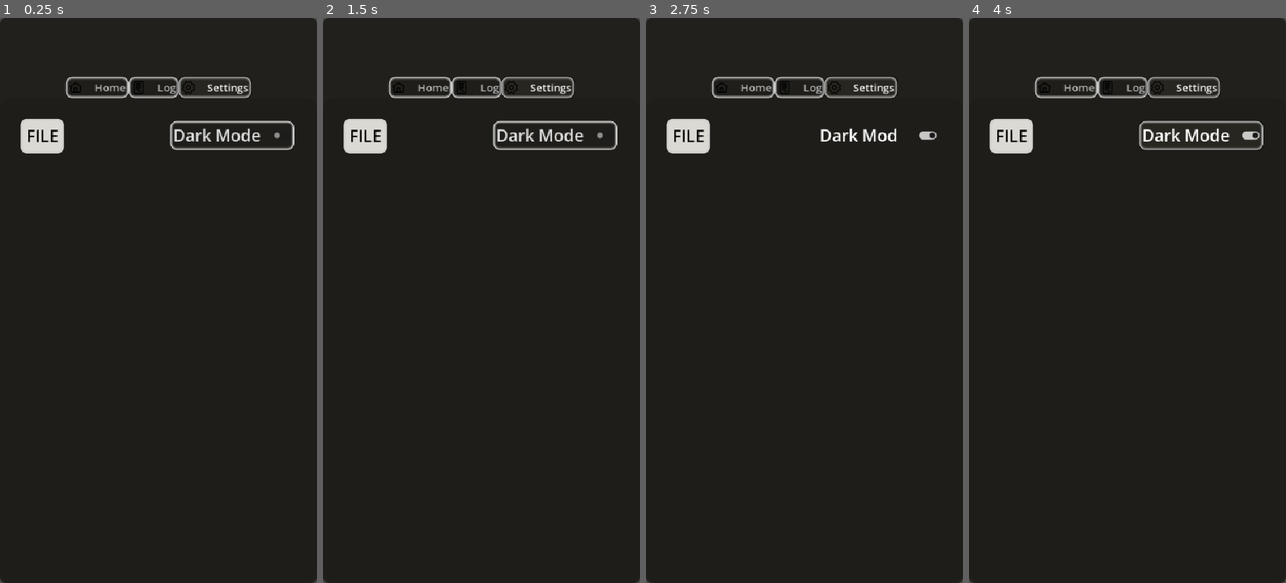
Above: before the commit, frames 1-4 (left to right).
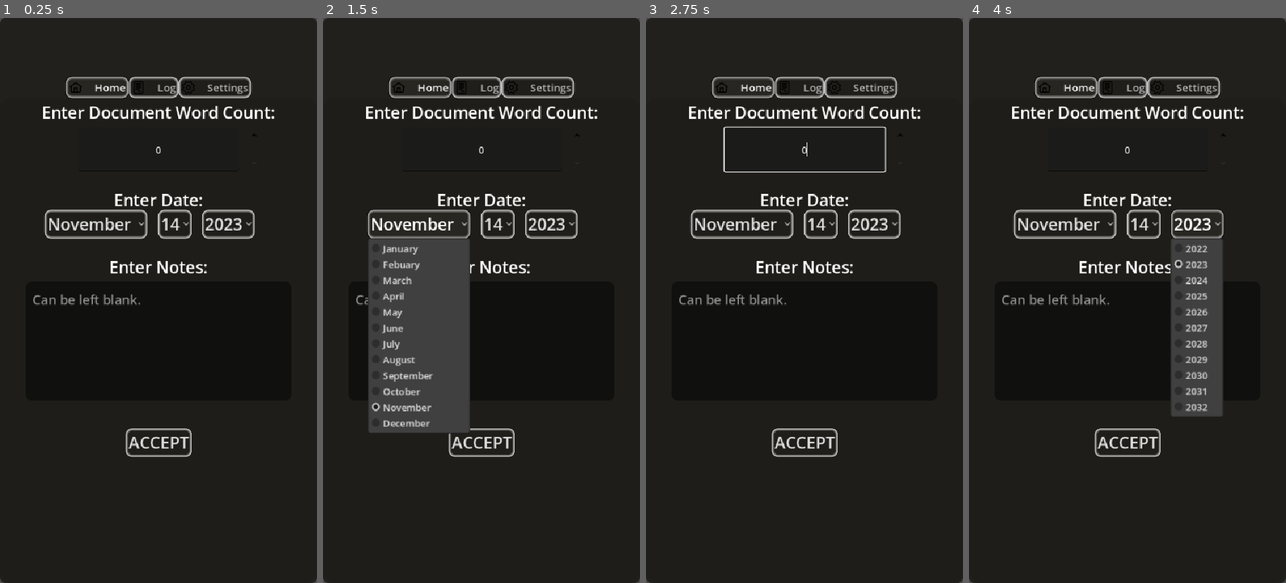
Above: after the commit, the same moments.

Repository: Phlegmlee/WordCounter
Game: Godot game, scene res://application_manager.tscn
The game is run twice, just before and just after one commit, with the same random seed, the same clock (stepped at 60 frames per second) and the same inputs.
Inputs (mouse positions are in pixels of both pictures, inside the frame that each line leads up to):
- Up to frame 1 (0.25 s): no input
- Up to frame 2 (1.5 s): click (364, 136) at 0.5 s, where only the run before the commit has a clickable "FILE"; click (418, 221) at 1.25 s, where only the run after the commit has a clickable "November"
- Up to frame 3 (2.75 s): click (877, 136) at 2 s, where only the run before the commit has a clickable "Dark Mode"
- Up to frame 4 (4 s): click (1143, 221) at 2.75 s, where only the run after the commit has a clickable "14"; click (1197, 221) at 3.5 s, where only the run after the commit has a clickable "2023"

The runs differ from the first frame. In frame 1, 5.4% of the frame differs, in the area x 6-93%, y 10-78%; in frame 2, 16%; in frame 3, 5.3%; in frame 4, 10%.

Commit message:
Project - Update to 4.6
4.6 added some nice UI updates for working with 2D and specifically control nodes.

Diff:
--- a/application_manager.tscn
+++ b/application_manager.tscn
@@ -1,10 +1,10 @@
-[gd_scene load_steps=4 format=3 uid="uid://cfbc3o8dd44dk"]
+[gd_scene format=3 uid="uid://cfbc3o8dd44dk"]
 
 [ext_resource type="Script" uid="uid://c48bnvanmxqfn" path="res://application_manager.gd" id="1_7p4e6"]
 [ext_resource type="Theme" uid="uid://blumm687felup" path="res://themes/dark_mode_theme.tres" id="1_45ls7"]
 [ext_resource type="Script" uid="uid://mru5w1mruvv6" path="res://tab_manager.gd" id="3_0wcup"]
 
-[node name="ApplicationManager" type="Control" node_paths=PackedStringArray("root", "darkmode_toggle", "word_count_entry", "month_entry", "day_entry", "year_entry", "notes_entry", "wc_log")]
+[node name="ApplicationManager" type="Control" unique_id=1677307658 node_paths=PackedStringArray("root", "darkmode_toggle", "word_count_entry", "month_entry", "day_entry", "year_entry", "notes_entry", "wc_log")]
 layout_mode = 3
 anchors_preset = 15
 anchor_right = 1.0
@@ -22,15 +22,15 @@
 notes_entry = NodePath("TabContainer/Home/NotesEntry/TextEdit")
 wc_log = NodePath("TabContainer/Log/TextEdit")
 
-[node name="Panel" type="Panel" parent="."]
-layout_mode = 1
-anchors_preset = 15
-anchor_right = 1.0
-anchor_bottom = 1.0
-grow_horizontal = 2
-grow_vertical = 2
-
-[node name="TabContainer" type="TabContainer" parent="."]
+[node name="Panel" type="Panel" parent="." unique_id=883321058]
+layout_mode = 1
+anchors_preset = 15
+anchor_right = 1.0
+anchor_bottom = 1.0
+grow_horizontal = 2
+grow_vertical = 2
+
+[node name="TabContainer" type="TabContainer" parent="." unique_id=1148736392]
 layout_mode = 1
 anchors_preset = 15
 anchor_right = 1.0
@@ -40,15 +40,14 @@
 grow_vertical = 2
 theme_override_font_sizes/font_size = 18
 tab_alignment = 1
-current_tab = 2
+current_tab = 0
 script = ExtResource("3_0wcup")
 
-[node name="Home" type="Control" parent="TabContainer"]
-visible = false
+[node name="Home" type="Control" parent="TabContainer" unique_id=2213274]
 layout_mode = 2
 metadata/_tab_index = 0
 
-[node name="WordCountEntry" type="Label" parent="TabContainer/Home"]
+[node name="WordCountEntry" type="Label" parent="TabContainer/Home" unique_id=403410174]
 layout_mode = 1
 anchors_preset = 10
 anchor_right = 1.0
@@ -58,7 +57,7 @@
 horizontal_alignment = 1
 vertical_alignment = 1
 
-[node name="SpinBox" type="SpinBox" parent="TabContainer/Home/WordCountEntry"]
+[node name="SpinBox" type="SpinBox" parent="TabContainer/Home/WordCountEntry" unique_id=1449706042]
 layout_mode = 1
 anchors_preset = 5
 anchor_left = 0.5
@@ -73,7 +72,7 @@
 allow_greater = true
 alignment = 1
 
-[node name="DateEntry" type="Label" parent="TabContainer/Home"]
+[node name="DateEntry" type="Label" parent="TabContainer/Home" unique_id=1916612055]
 layout_mode = 1
 anchors_preset = 14
 anchor_top = 0.5
@@ -87,7 +86,7 @@
 horizontal_alignment = 1
 vertical_alignment = 1
 
-[node name="Month" type="OptionButton" parent="TabContainer/Home/DateEntry"]
+[node name="Month" type="OptionButton" parent="TabContainer/Home/DateEntry" unique_id=1615055129]
 layout_mode = 1
 anchors_preset = 8
 anchor_left = 0.5
@@ -128,7 +127,7 @@
 popup/item_11/text = "December"
 popup/item_11/id = 12
 
-[node name="Day" type="OptionButton" parent="TabContainer/Home/DateEntry"]
+[node name="Day" type="OptionButton" parent="TabContainer/Home/DateEntry" unique_id=1832338847]
 layout_mode = 1
 anchors_preset = 8
 anchor_left = 0.5
@@ -142,7 +141,7 @@
 grow_horizontal = 2
 grow_vertical = 2
 
-[node name="Year" type="OptionButton" parent="TabContainer/Home/DateEntry"]
+[node name="Year" type="OptionButton" parent="TabContainer/Home/DateEntry" unique_id=563659052]
 layout_mode = 1
 anchors_preset = 8
 anchor_left = 0.5
@@ -156,7 +155,7 @@
 grow_horizontal = 2
 grow_vertical = 2
 
-[node name="NotesEntry" type="Label" parent="TabContainer/Home"]
+[node name="NotesEntry" type="Label" parent="TabContainer/Home" unique_id=1521540444]
 layout_mode = 1
 anchors_preset = 14
 anchor_top = 0.5
@@ -170,7 +169,7 @@
 horizontal_alignment = 1
 vertical_alignment = 1
 
-[node name="TextEdit" type="TextEdit" parent="TabContainer/Home/NotesEntry"]
+[node name="TextEdit" type="TextEdit" parent="TabContainer/Home/NotesEntry" unique_id=892247594]
 layout_mode = 1
 anchors_preset = 15
 anchor_right = 1.0
@@ -184,7 +183,7 @@
 placeholder_text = "Can be left blank."
 wrap_mode = 1
 
-[node name="Accept" type="Button" parent="TabContainer/Home"]
+[node name="Accept" type="Button" parent="TabContainer/Home" unique_id=1613502447]
 layout_mode = 1
 anchors_preset = 7
 anchor_left = 0.5
@@ -199,12 +198,12 @@
 grow_vertical = 0
 text = "ACCEPT"
 
-[node name="Log" type="Control" parent="TabContainer"]
+[node name="Log" type="Control" parent="TabContainer" unique_id=2032461943]
 visible = false
 layout_mode = 2
 metadata/_tab_index = 1
 
-[node name="Label" type="Label" parent="TabContainer/Log"]
+[node name="Label" type="Label" parent="TabContainer/Log" unique_id=118379713]
 layout_mode = 1
 anchors_preset = 10
 anchor_right = 1.0
@@ -214,7 +213,7 @@
 horizontal_alignment = 1
 vertical_alignment = 1
 
-[node name="TextEdit" type="TextEdit" parent="TabContainer/Log"]
+[node name="TextEdit" type="TextEdit" parent="TabContainer/Log" unique_id=776776456]
 layout_mode = 1
 anchors_preset = 15
 anchor_right = 1.0
@@ -229,11 +228,12 @@
 editable = false
 wrap_mode = 1
 
-[node name="Settings" type="Control" parent="TabContainer"]
+[node name="Settings" type="Control" parent="TabContainer" unique_id=2142698076]
+visible = false
 layout_mode = 2
 metadata/_tab_index = 2
 
-[node name="FILE" type="MenuButton" parent="TabContainer/Settings"]
+[node name="FILE" type="MenuButton" parent="TabContainer/Settings" unique_id=1710686115]
 layout_mode = 1
 offset_left = 35.0
 offset_top = 35.0
@@ -246,7 +246,7 @@
 popup/item_0/text = "Coming Soon"
 popup/item_0/id = 0
 
-[node name="DarkMode" type="CheckButton" parent="TabContainer/Settings"]
+[node name="DarkMode" type="CheckButton" parent="TabContainer/Settings" unique_id=1036333748]
 layout_mode = 1
 anchors_preset = 5
 anchor_left = 0.5
--- a/project.godot
+++ b/project.godot
@@ -8,6 +8,10 @@
 
 config_version=5
 
+[animation]
+
+compatibility/default_parent_skeleton_in_mesh_instance_3d=true
+
 [application]
 
 config/name="WordCounter"
@@ -15,7 +19,7 @@
 config/version="1.0.1"
 config/tags=PackedStringArray("application")
 run/main_scene="uid://cfbc3o8dd44dk"
-config/features=PackedStringArray("4.5", "GL Compatibility")
+config/features=PackedStringArray("4.6", "GL Compatibility")
 boot_splash/bg_color=Color(0.72549, 0.72549, 0.72549, 1)
 boot_splash/image="uid://encqnm54873i"
 config/icon="uid://mc3ok2rd3vy"
Not shown: 1 places in themes/dark_mode_theme.tres that only renumber resources
Not shown: 1 places in themes/light-mode-theme.tres that only renumber resources
